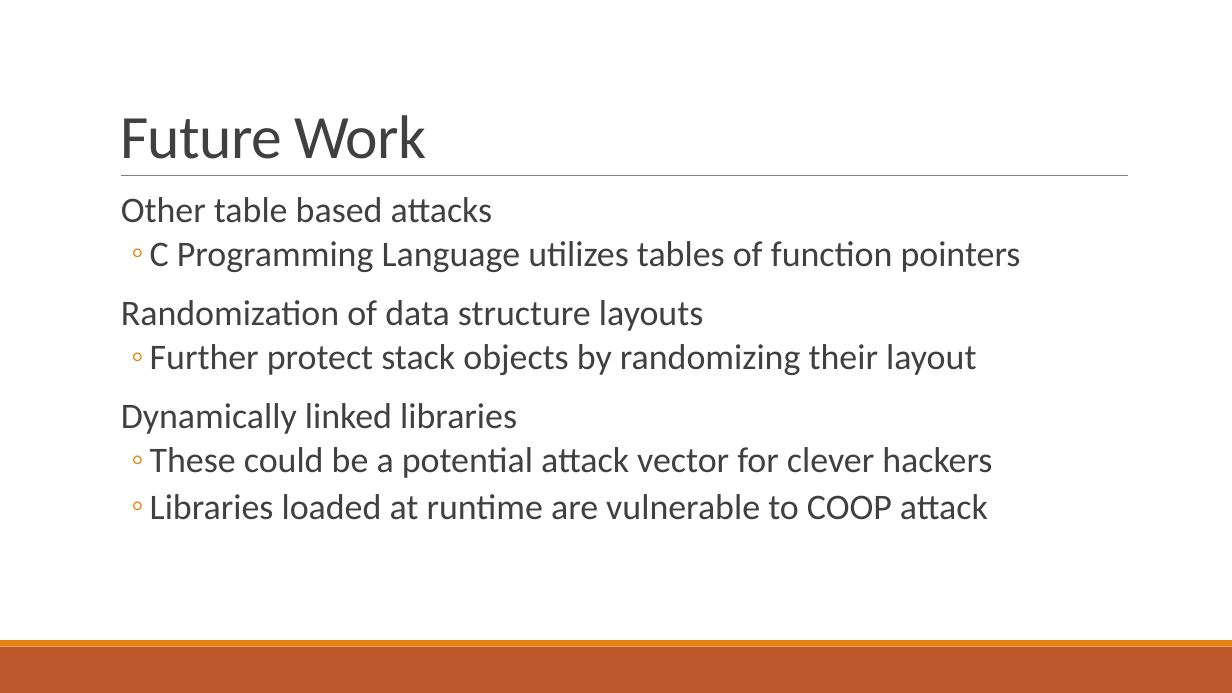
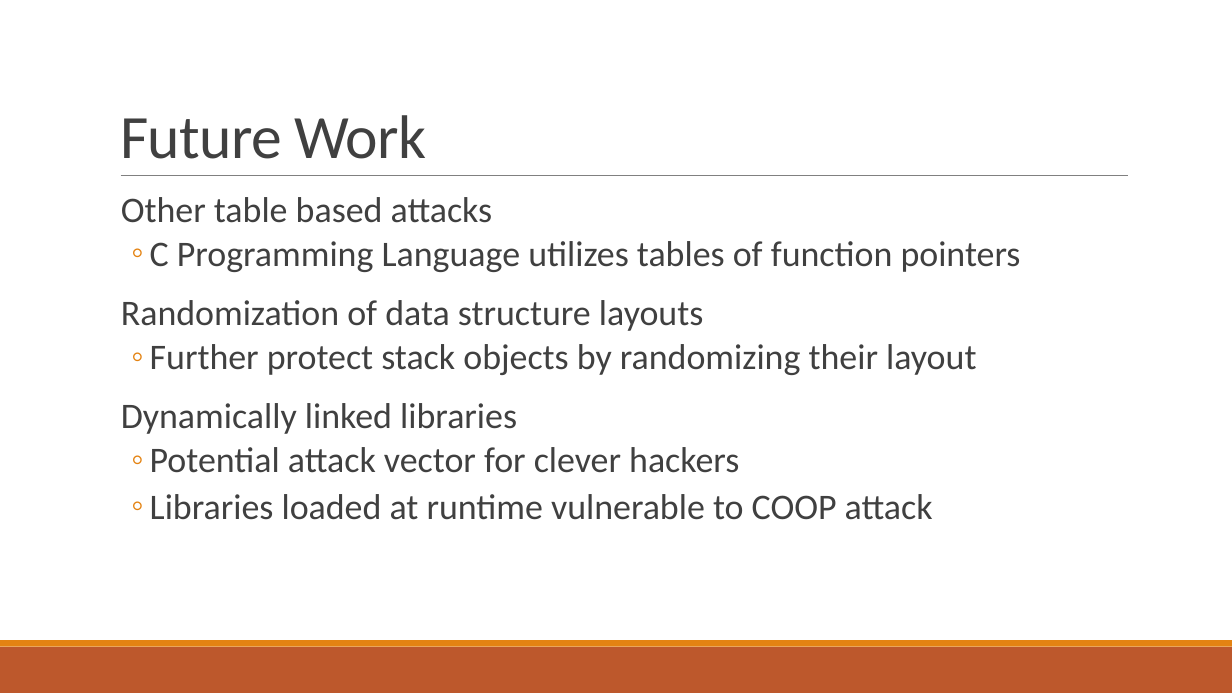
Before and after one commit to bretafinley/coop, a slide deck: slide 40 of COOP.pptx. Drawn at 1232x693 pixels with LibreOffice and Linux fonts; fonts in the diff are those of the drawing. Boxes give left, top, right and bottom in pixels: in the first picture for what was removed or moved away, otherwise in the second. Text is boxed around its words. In the diff, an @@ line names an element or a change of style, - is before the commit and + after.

```diff
--- a/COOP.pptx
+++ b/COOP.pptx
@@ text at bbox=[150, 447, 933, 520]: text changed @@
-  ◦ These could be a potential attack vector for clever hackers
-  ◦ Libraries loaded at runtime are vulnerable to COOP attack
+  ◦ Potential attack vector for clever hackers
+  ◦ Libraries loaded at runtime vulnerable to COOP attack
```
Also in this commit, not shown: 27 other slides changed, 1 other file.
